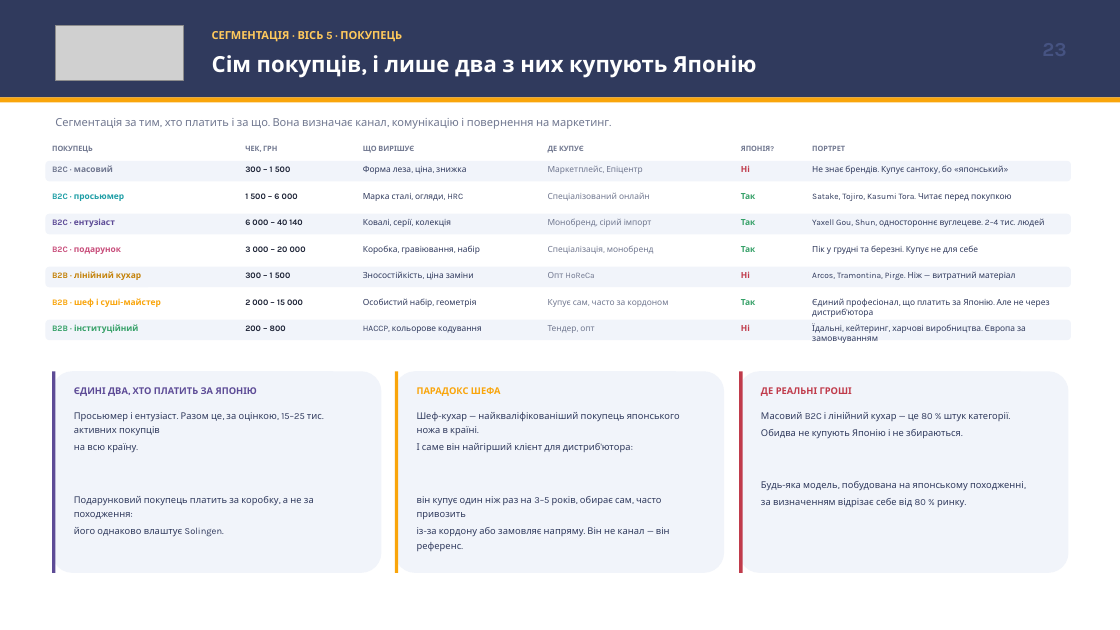
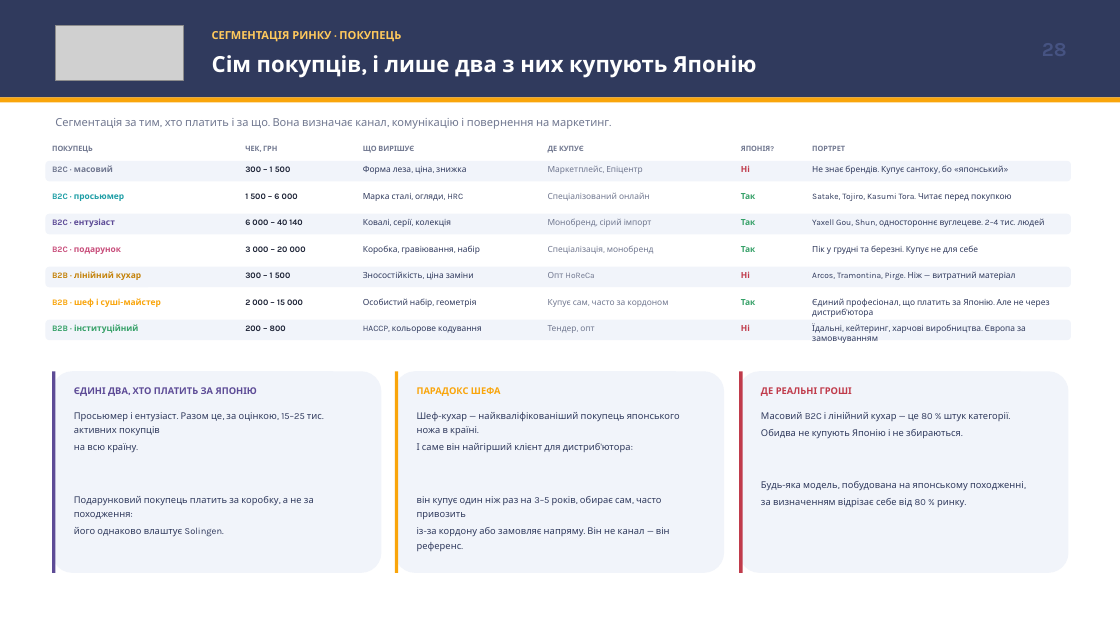
Before and after one commit to IllyaChaplygin/Chaplygin-Illya, a slide deck: slide 28 of Japanese_Knives_Ukraine_Market_Research.pptx (slide 23 before the commit). Drawn at 1120x630 pixels with LibreOffice and Linux fonts; fonts in the diff are those of the drawing; grey boxes stand for pictures. Boxes give left, top, right and bottom in pixels: in the first picture for what was removed or moved away, otherwise in the second. Text is boxed around its words. In the diff, an @@ line names an element or a change of style, - is before the commit and + after.

```diff
--- a/Japanese_Knives_Ukraine_Market_Research.pptx
+++ b/Japanese_Knives_Ukraine_Market_Research.pptx
@@ text at (212, 31, 401, 42): text changed @@
-СЕГМЕНТАЦІЯ · ВІСЬ 5 · ПОКУПЕЦЬ
+СЕГМЕНТАЦІЯ РИНКУ · ПОКУПЕЦЬ
```
Also in this commit, not shown: 38 other slides changed, 9 slides added, 8 slides removed.
